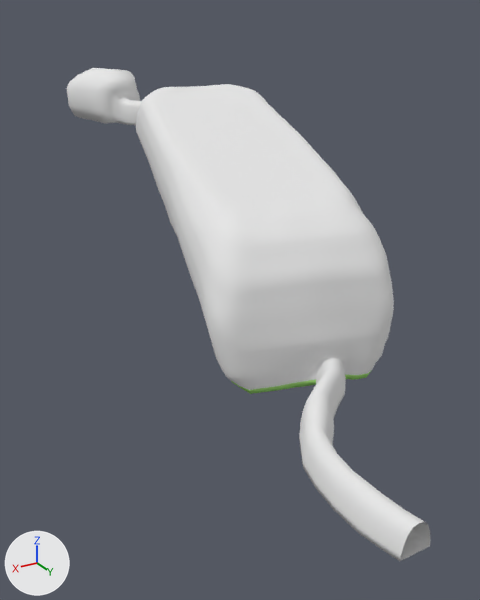
The Blender file HiddenHarmony/Assets/Models/Tutorial/TunnelEntrance.blend: old version first, new version second.
Camera for both pictures: a 50 mm camera at (71.0, 59.8, 82.6) aimed at (-30.2, -108.8, -1.7). Every picture has the same lights, and +X, +Y and +Z are marked at lower left.
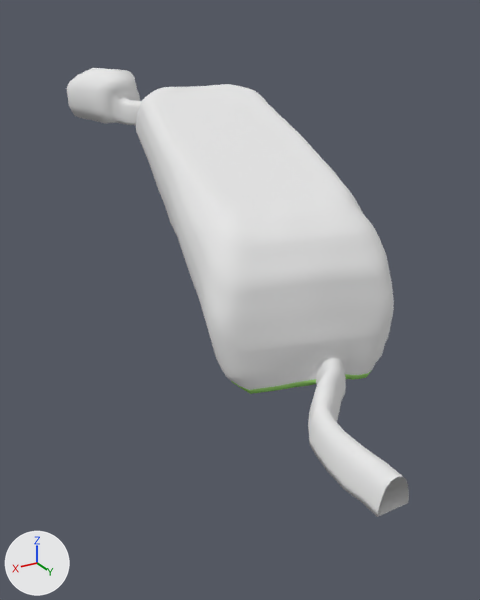
Location of each change, (x1, y1, x2, y2) in pixels of the pictures (480 x 600 px; the box of a moved part takes in the faces that stretch with it):
'Cube.001', reshaped (6% narrower, 9% shorter): before (67, 68, 431, 561); after (67, 68, 409, 517)
part 1 of me_cube_001, moved or reshaped: before (299, 368, 431, 561); after (308, 368, 409, 517)

The change in detail:
me_cube_001 is used by ob_cube_001; location (-23.7, -94.5, 20.6); rotation (1.571, 0.0, -0.278), in degrees (90, 0, -16).
me_cube_001 had 3292 vertices, 3284 faces and spanned x -22.0..43.0, y -23.0..40.0, z -98.0..158.0.
me_cube_001 now has 3292 vertices, 3284 faces and spans x -22.0..43.0, y -21.0..40.0, z -89.0..158.0.
me_cube_001 part 1: 145 of 3292 vertices moved; they spanned x -6.0..9.0, y -23.0..-9.0, z -98.0..-57.0 and now span x -7.0..5.0, y -21.0..-9.0, z -89.0..-56.0; mean shift (-2.0, 1.0, 7.0); largest move (2.0, -17.0, -82.0) -> (-1.0, -16.0, -72.0).
